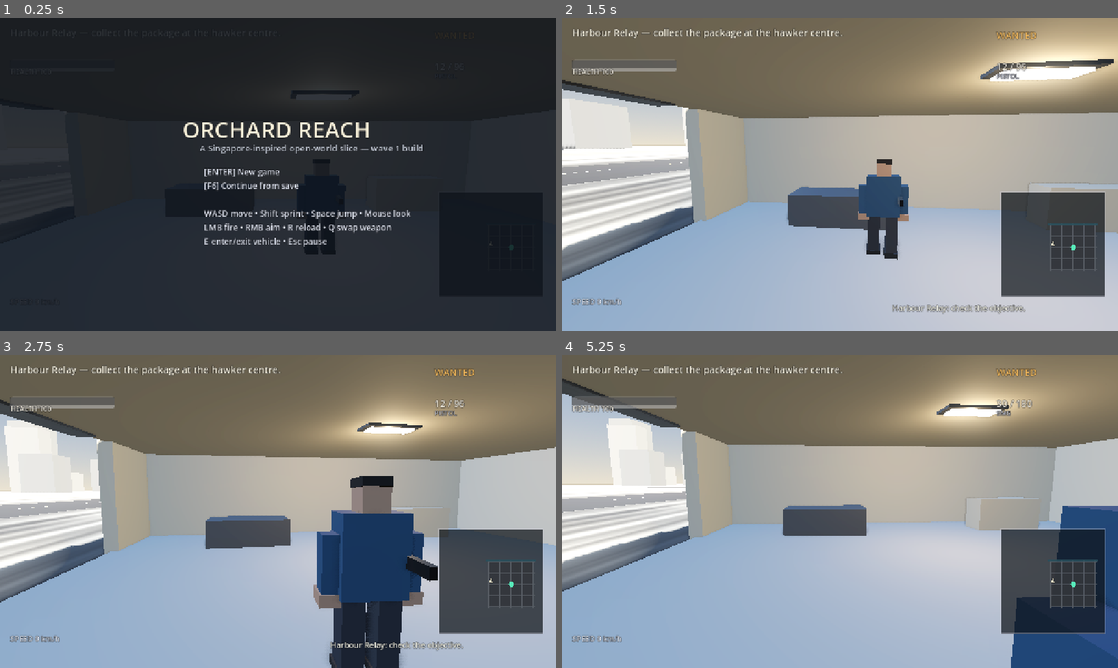
Above: before the commit, frames 1-4 (two rows, left to right).
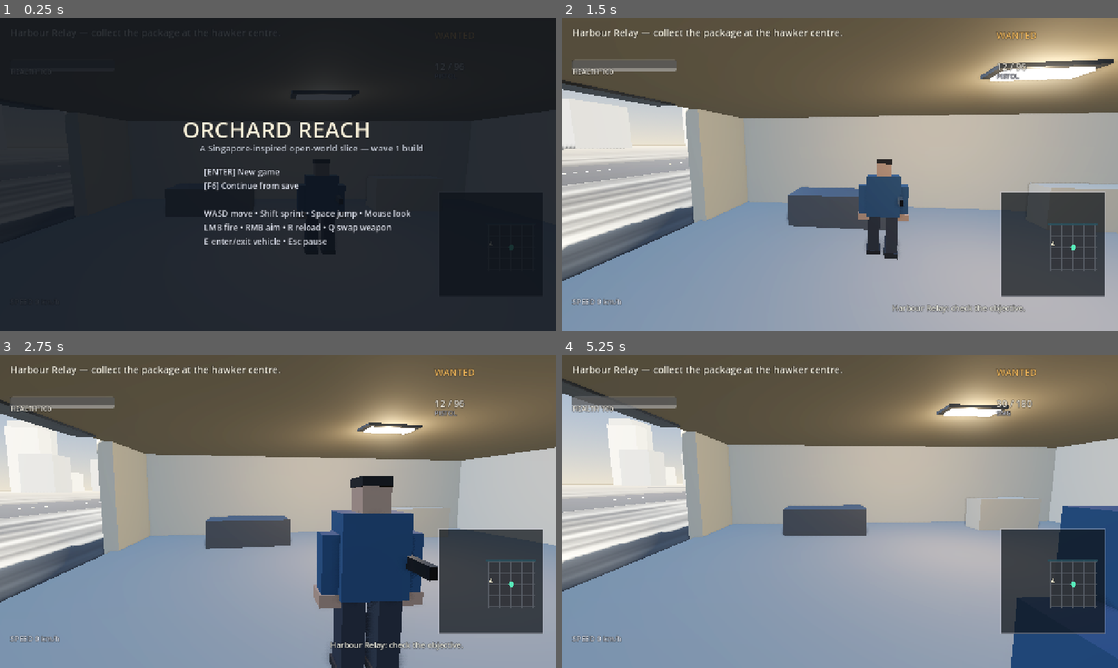
Above: after the commit, the same moments.

Repository: oh-ashen-one/gta-v-made-by-5-ai
Game: Godot game, scene res://main.tscn
Same seed, same stepped clock (60 frames per second), same inputs: the game is played once before the commit and once after it.
Inputs (mouse positions are in pixels of both pictures, inside the frame that each line leads up to):
- Up to frame 1 (0.25 s): no input
- Up to frame 2 (1.5 s): tap Enter at 0.5 s; move the mouse to (962, 158) at 0.52 s; hold D (move_right) 0.53-1.28 s; tap E (interact) at 0.6 s; click (962, 158) at 0.67 s; tap Space (jump) at 0.77 s; move the mouse to (812, 174) at 1.27 s; hold W (move_forward) from 1.28 s (still down); tap C (camera_swap) at 1.35 s
- Up to frame 3 (2.75 s): keep holding W (move_forward); tap Space (jump) at 1.52 s; tap E (interact) at 1.55, 2.1 s; move the mouse to (289, 505) at 2.02 s
- Up to frame 4 (5.25 s): keep holding W (move_forward); move the mouse to (834, 517) at 2.77 s; tap Shift (sprint) at 2.85 s; click (834, 517) at 2.92 s; tap Space (jump) at 3.02, 3.77, 4.52 s; tap E (interact) at 3.05, 3.8, 4.55 s; move the mouse to (878, 514) at 3.52 s; tap Q (weapon_next) at 3.6 s; move the mouse to (795, 508) at 4.27 s; tap Enter at 4.35 s; move the mouse to (845, 511) at 5.02 s; tap 1 at 5.1 s; click (845, 511) at 5.17 s

The runs differ from the first frame. In frame 2, 31% of the frame differs, in the area x 0-100%, y 5-100%; in frame 3, 27%; in frame 4, 35%, in the area x 0-95%, y 8-100%.

Commit message:
Wave 1: evidence index, build-size note, darker ground tones and a wider pickup reach

Diff:
--- a/game/src/actors/player.gd
+++ b/game/src/actors/player.gd
@@ -15,6 +15,7 @@
 const AIM_DISTANCE := 2.2
 const HIP_DISTANCE := 4.6
 const INTERACT_RANGE := 5.0
+const PICKUP_RANGE := 7.5
 
 var camera: Camera3D
 var arm: SpringArm3D
@@ -361,7 +362,8 @@
 	# mission interactables
 	for obj in get_tree().get_nodes_in_group("interactables"):
 		var d2 := global_position.distance_to(obj.global_position)
-		if d2 < INTERACT_RANGE and obj.has_method("interact"):
+		# small props are picked up from a slightly wider reach than a vehicle
+		if d2 < PICKUP_RANGE and obj.has_method("interact"):
 			obj.interact(self)
 			return
 
--- a/game/src/world/palette.gd
+++ b/game/src/world/palette.gd
@@ -86,8 +86,8 @@
 const ROOF_TILE_2 := Color(0.50, 0.26, 0.18)
 const PLASTER := Color(0.85, 0.81, 0.73)
 const PLASTER_2 := Color(0.78, 0.74, 0.66)
-const CONCRETE := Color(0.66, 0.65, 0.62)
-const CONCRETE_LIGHT := Color(0.74, 0.73, 0.70)
+const CONCRETE := Color(0.55, 0.54, 0.51)
+const CONCRETE_LIGHT := Color(0.62, 0.60, 0.56)
 const ASPHALT := Color(0.11, 0.11, 0.12)
 const ASPHALT_EDGE := Color(0.20, 0.20, 0.21)
 const PAINT_LINE := Color(0.85, 0.83, 0.72)
--- a/game/src/world/world_builder.gd
+++ b/game/src/world/world_builder.gd
@@ -115,7 +115,7 @@
 	var box := BoxMesh.new()
 	box.size = Vector3(1500.0, 4.0, 1500.0)
 	mesh.mesh = box
-	mesh.material_override = Palette.mat_textured(Palette.CONCRETE_LIGHT, "concrete", Vector3(70.0, 1.0, 70.0), 0.95)
+	mesh.material_override = Palette.mat_textured(Color(0.42, 0.41, 0.38), "concrete", Vector3(70.0, 1.0, 70.0), 0.95)
 	mesh.position = Vector3(0.0, -2.0, 0.0)
 	ground.add_child(mesh)
 	var shape := CollisionShape3D.new()
@@ -464,7 +464,7 @@
 		_world_root.add_child(bulb)
 	# mission package in the open aisle in front of the stalls, so it can be
 	# walked to and picked up without climbing over the counter
-	locations["package"] = centre + Vector3(-5.0, 0.25, -16.0)
+	locations["package"] = centre + Vector3(-5.0, 0.25, -8.0)
 
 ## Modern waterfront edge: towers, promenade, skyline.
 func _waterfront_block(centre: Vector3) -> void:
Binary file changed: game/captures/01_safe_room.png
Binary file added: game/captures/02_hawker_market.png
Not shown, added: game/captures/02_hawker_market.png.import
Binary file added: game/captures/03_combat.png
Not shown, added: game/captures/03_combat.png.import
Binary file added: game/captures/04_package_taken.png
Not shown, added: game/captures/04_package_taken.png.import
Binary file added: game/captures/05_car_entered.png
Not shown, added: docs/EVIDENCE.md
Not shown, changed: docs/REQUIREMENTS_LEDGER.md
